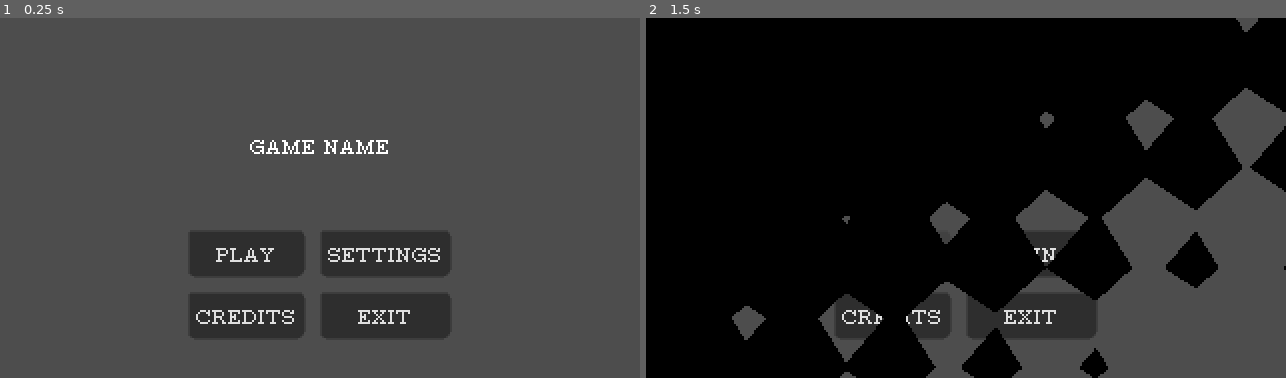
Above: before the commit, frames 1-2 (left to right).
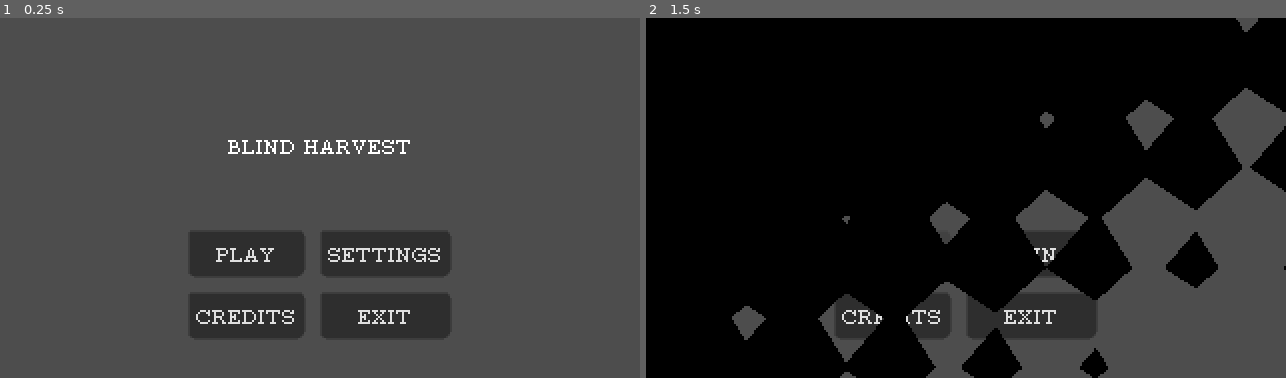
Above: after the commit, the same moments.

Repository: PoorCoconut/Blind-Harvest
Game: Godot game, scene res://game_scenes/menus/MainMenu/main_menu.tscn
The game is run twice, just before and just after one commit, with the same random seed, the same clock (stepped at 60 frames per second) and the same inputs. Sound files missing from this copy of the repository are replaced by a short silence.
Inputs:
- Up to frame 1 (0.25 s): no input
- Up to frame 2 (1.5 s): click "PLAY" at 0.5 s; click "PLAY" at 1.25 s

The runs differ from the first frame. In frame 1, 0.5% of the frame differs, in the area x 35-65%, y 33-38%; in frame 2, nothing differs.

Commit message:
Github Itch Test 1

Diff:
--- a/game_scenes/menus/MainMenu/main_menu.tscn
+++ b/game_scenes/menus/MainMenu/main_menu.tscn
@@ -39,7 +39,7 @@
 offset_bottom = 128.0
 grow_horizontal = 2
 bbcode_enabled = true
-text = "GAME NAME"
+text = "BLIND HARVEST"
 fit_content = true
 horizontal_alignment = 1
 vertical_alignment = 1
